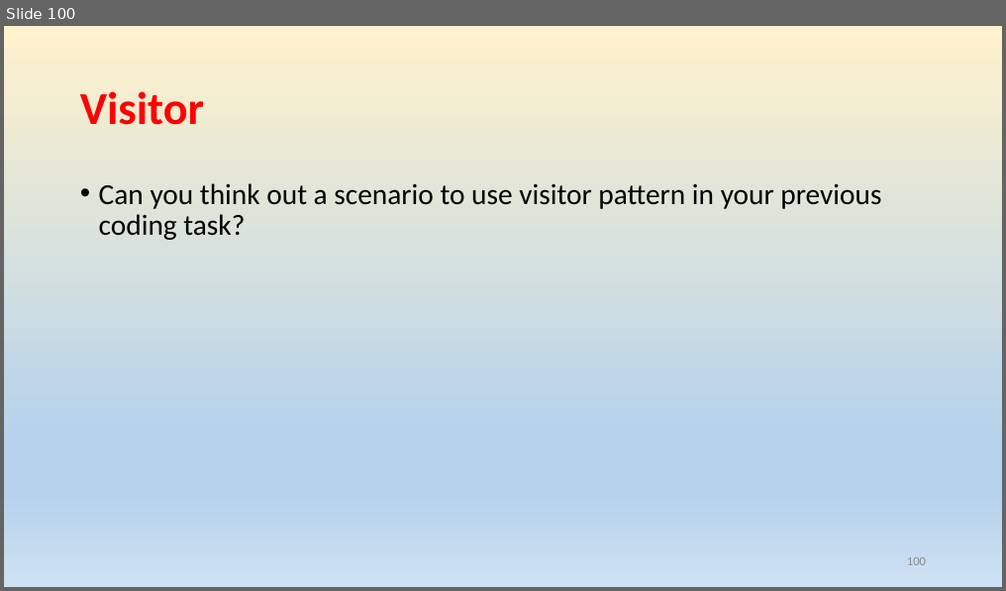
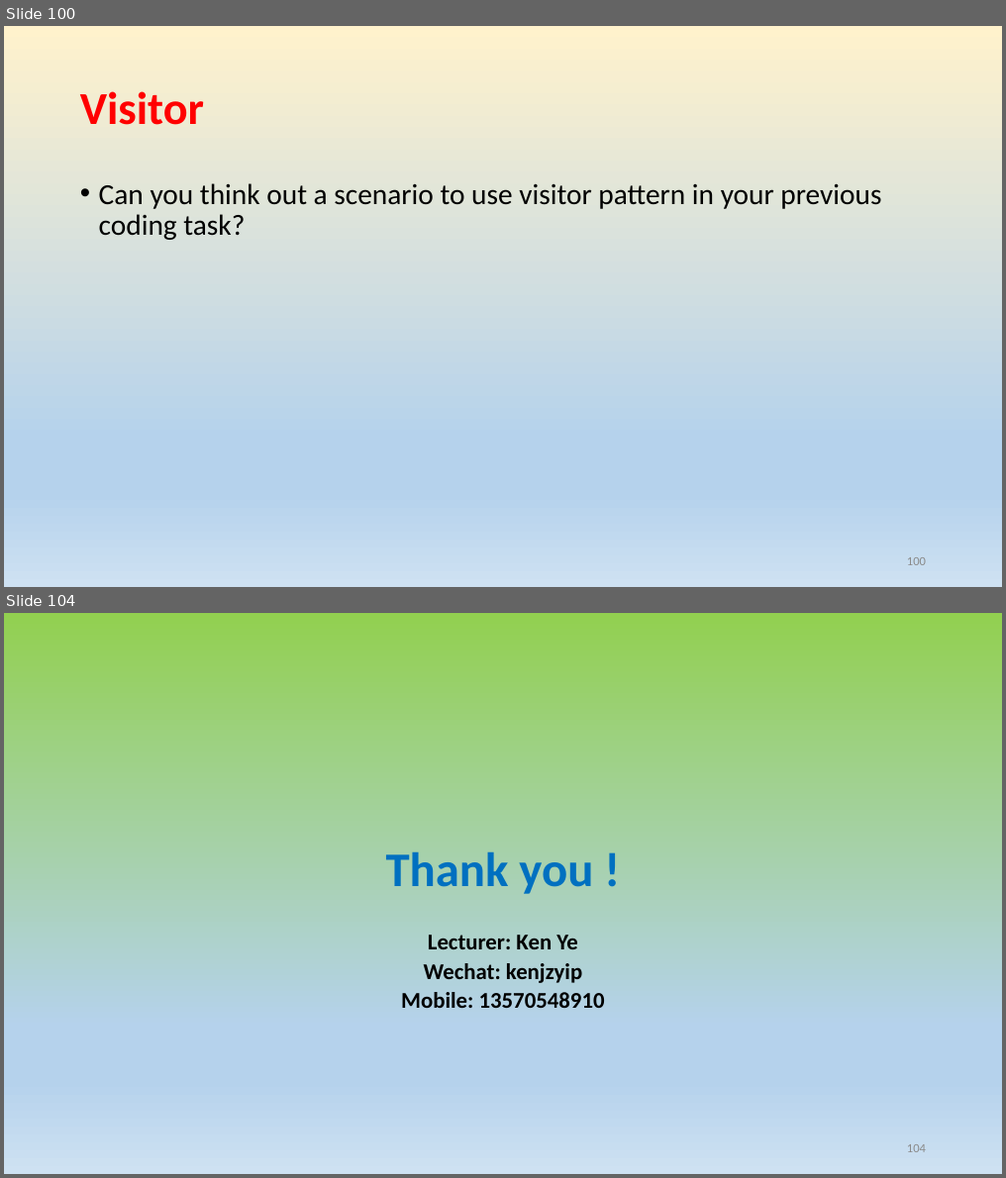
Before and after one commit to rainyheart/bjc-protoss-design_patten-demo, a slide deck: ppt/Design Patterns.pptx. Shown one above the other, each under a label of ours: slide 100 before the commit, slides 100 and 104 after it; the slides between them are not shown. The pictures are 1006x591 and 1006x1178 pixels, drawn with LibreOffice and Linux fonts; fonts in the diff are those of the drawing. Boxes give left, top, right and bottom in pixels: in the first picture for what was removed or moved away, otherwise in the second. Text is boxed around its words. In the diff, an @@ line names an element or a change of style, - is before the commit and + after.

```diff
--- a/ppt/Design Patterns.pptx
+++ b/ppt/Design Patterns.pptx
@@ slide 104 added at [4, 613, 1002, 1174], background gradient #92D050 to #B5D2EC to #CEE1F2 @@
@@ text added at [386, 852, 605, 1008], 21.7 pt, text #000000, bold @@
+Thank you !
+Lecturer: Ken Ye
+Wechat: kenjzyip
+Mobile: 13570548910
@@ page number added at [907, 1145, 926, 1153], 12 pt, text #8C8C8C @@
+104
```
Also in this commit, not shown: 3 other slides added.
